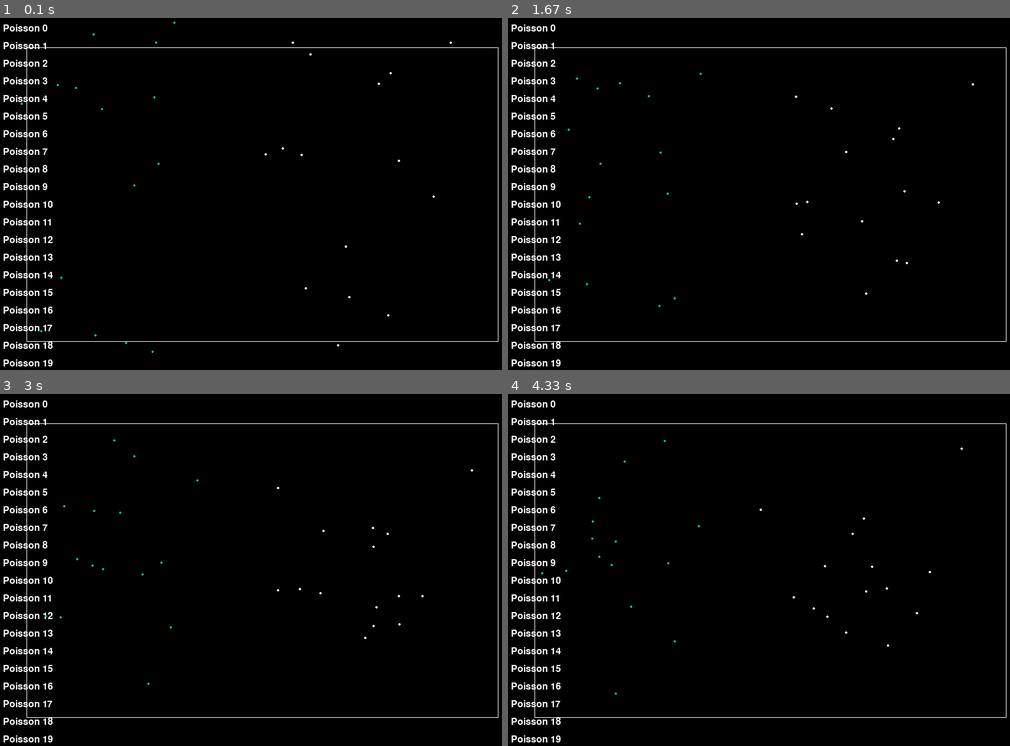
Above: before the commit, frames 1-4 (two rows, left to right).
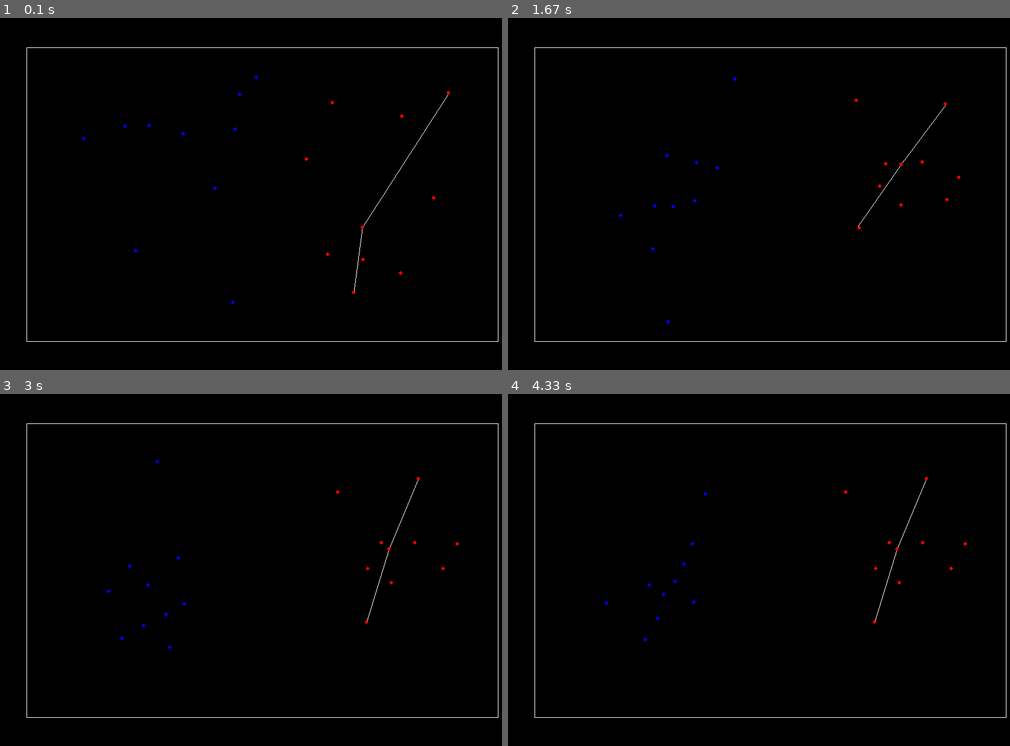
Above: after the commit, the same moments.

Repository: Mochacinno/crowd-simulation
Game: pygame game, started from main.py
The game is run twice, just before and just after one commit, with the same random seed, the same clock (stepped at 60 frames per second) and the same inputs.
Inputs (mouse positions are in pixels of both pictures, inside the frame that each line leads up to):
- Up to frame 1 (0.1 s): no input
- Up to frame 2 (1.67 s): click (769, 194) at 0.38 s
- Up to frame 3 (3 s): no input
- Up to frame 4 (4.33 s): no input

The runs differ from the first frame. In frame 1, 2.1% of the frame differs, in the area x 0-91%, y 1-99%; in frame 2, 2.1%; in frame 3, 2.1%; in frame 4, 2.1%.

Commit message:
Version Oral Anglais

Diff:
--- a/config.py
+++ b/config.py
@@ -5,5 +5,5 @@
 model_width, model_height = 800, 500
 
 init_group_separation = 50
-group_num = 30
+group_num = 20
 group_radius = 100
--- a/main.py
+++ b/main.py
@@ -37,11 +37,11 @@
     return np.linalg.norm(pos1 - pos2)
 
 class Poisson:
-    def __init__(self, x, y, id, rayon_collision = 30):
+    def __init__(self, x, y, id, rayon_collision = 50):
         self.id = id
         self.pos = np.array([x, y], dtype=float)
-        self.vitesse = 1
-        self.tolerance = 3
+        self.vitesse = 1.5
+        self.tolerance = 4
         #self.cible1 = None
         #self.cible2 = None
         #self.pos_percue_cible1 = None # Position percue par le poisson
@@ -162,7 +162,7 @@
         dict_pos[self.id] = prochaine_position
 
     def verifier_collisions(self, dict_poissons):
-        repulsion = 0
+        repulsion = np.array([0,0],dtype=float)
         for autre_poisson in dict_poissons.values():
             if autre_poisson != self:
                 distance = calculer_distance(self.pos, autre_poisson.pos)
@@ -211,14 +211,14 @@
         for mur in liste_murs:
             pygame.draw.line(screen, WHITE, mur[0], mur[0]+mur[1])
         if highlight:
-            pygame.draw.circle(screen, (255, 0, 0), self.calculer_destination(), 2)
-            pygame.draw.line(screen, (0, 0, 255), (self.pos), (self.pos_percue_cible1))
-            pygame.draw.line(screen, (0, 0, 255), (self.pos), (self.pos_percue_cible2))
-            pygame.draw.circle(screen, (0, 255, 0), self.pos, 2)
+            #pygame.draw.circle(screen, (255, 0, 0), self.calculer_destination(), 2)
+            pygame.draw.line(screen, (255, 255, 255), (self.pos), (self.pos_percue_cible1))
+            pygame.draw.line(screen, (255, 255, 255), (self.pos), (self.pos_percue_cible2))
+            pygame.draw.circle(screen, (255, 0, 0), self.pos, 3)
         if self.id in group_1_ids:
-            pygame.draw.circle(screen, (0, 200, 100), self.pos, 2)
+            pygame.draw.circle(screen, (0, 0, 255), self.pos, 3)
         else:
-            pygame.draw.circle(screen, WHITE, self.pos, 2)
+            pygame.draw.circle(screen, (255,0,0), self.pos, 3)
 
 
 font = pygame.font.Font(None, 24)
@@ -326,10 +326,10 @@
 
    # Assign fish to their respective group
    if i in group_1_ids:
-       poisson = Poisson(randint(0,300),randint(0,600), i)
+       poisson = Poisson(randint(100,450),randint(100,500), i)
        group_1[i] = poisson
    elif i in group_2_ids:
-       poisson = Poisson(randint(400,800),randint(0,600), i)
+       poisson = Poisson(randint(450,800),randint(100,500), i)
        group_2[i] = poisson
 
    # Adding to dictionairy
@@ -369,26 +369,28 @@
 ### END OF CASES
 
 # creation de l'interface
-interface = Interface()
+#interface = Interface()
 
 # Boucle principale
 x = True
 while x:
     clock.tick(60)
+
     for event in pygame.event.get():
         if event.type == pygame.QUIT:
             pygame.quit()
             sys.exit()
+        '''
         elif event.type == pygame.MOUSEBUTTONDOWN:
                 mouse_pos = pygame.mouse.get_pos()
                 clicked_fish_id = interface.check_click_on_list(mouse_pos)
                 if clicked_fish_id is not None:
                     selected_fish = clicked_fish_id
-
+        '''
     screen.fill(BLACK)
 
     # Draw the fish list
-    interface.display_fish_list()
+    #interface.display_fish_list()
 
     # Étape 1 : Calculer les prochaines positions
 
@@ -401,7 +403,8 @@
 
     # Afficher les poissons
     for poisson in dict_poissons.values():
-        if poisson.id == selected_fish:
+        #if poisson.id == selected_fish:
+        if poisson.id == 10:
             poisson.afficher(highlight=True)
         else:
             poisson.afficher()
